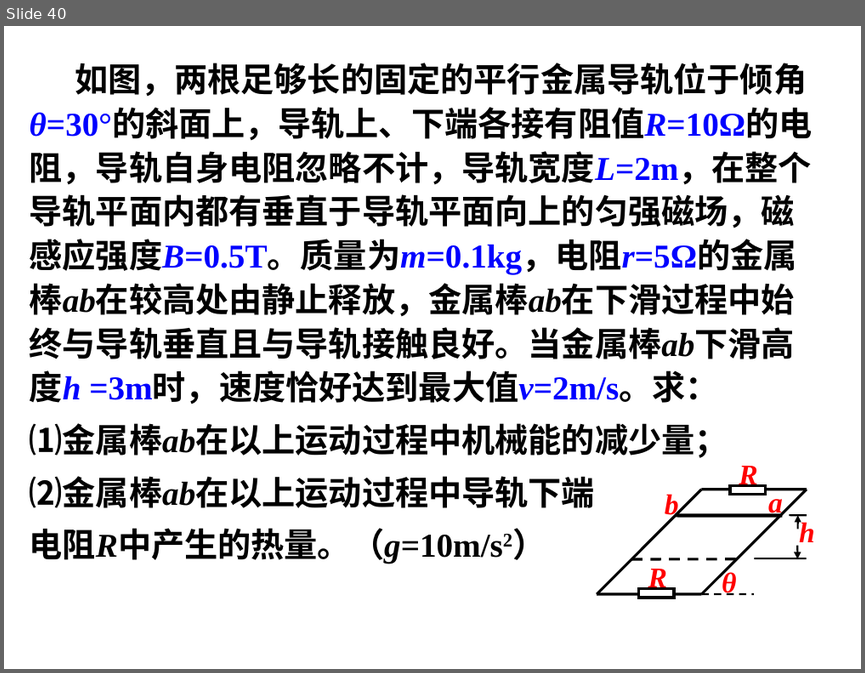
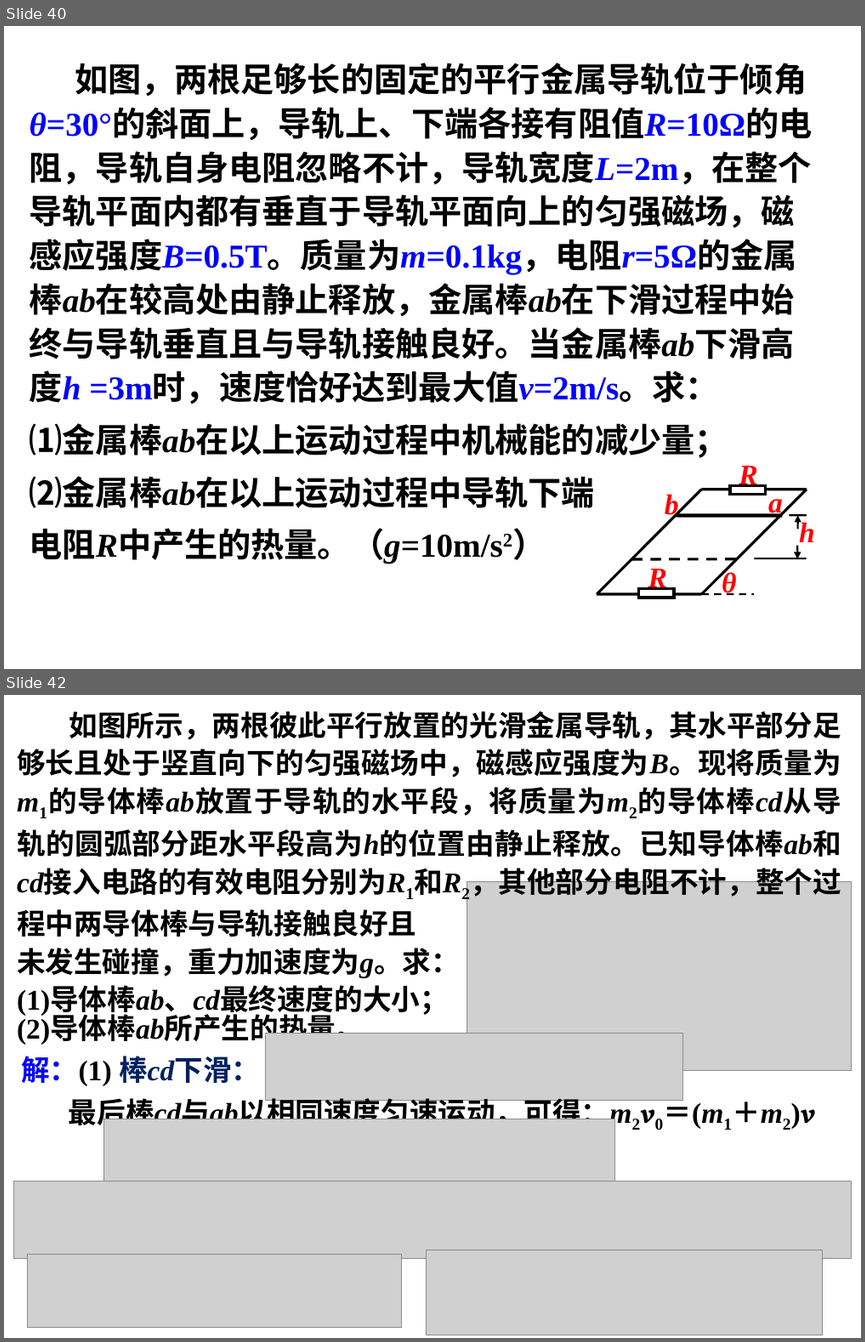
Before and after one commit to saddestboy/wuli2, a slide deck: 4.5A电磁感应问题的综合应用/习题课 电磁感应规律的综合应用.ppt. Shown one above the other, each under a label of ours: slide 40 before the commit, slides 40 and 42 after it; the slides between them are not shown. The pictures are 865x673 and 865x1342 pixels, drawn with LibreOffice and Linux fonts; fonts in the diff are those of the drawing; grey boxes stand for pictures. Boxes give left, top, right and bottom in pixels: in the first picture for what was removed or moved away, otherwise in the second. Text is boxed around its words. In the diff, an @@ line names an element or a change of style, - is before the commit and + after.

```diff
--- a/4.5A电磁感应问题的综合应用/习题课 电磁感应规律的综合应用.ppt
+++ b/4.5A电磁感应问题的综合应用/习题课 电磁感应规律的综合应用.ppt
@@ slide 42 added at (x1=4, y1=695, x2=861, y2=1338), background #FFFFFF @@
@@ text added at (x1=17, y1=711, x2=841, y2=1015), 24 pt, text #000000, bold @@
+如图所示，两根彼此平行放置的光滑金属导轨，其水平部分足够长且处于竖直向下的匀强磁场中，磁感应强度为B。现将质量为m1的导体棒ab放置于导轨的水平段，将质量为m2的导体棒cd从导轨的圆弧部分距水平段高为h的位置由静止释放。已知导体棒ab和cd接入电路的有效电阻分别为R1和R2，其他部分电阻不计，整个过程中两导体棒与导轨接触良好且
+未发生碰撞，重力加速度为g。求：
+(1)导体棒ab、cd最终速度的大小；
@@ picture added at (x1=466, y1=882, x2=851, y2=1072) @@
@@ text added at (x1=17, y1=1016, x2=364, y2=1044), 24 pt, text #000000, bold @@
+(2)导体棒ab所产生的热量。
@@ picture added at (x1=265, y1=1032, x2=681, y2=1100) @@
@@ text added at (x1=21, y1=1055, x2=260, y2=1086), 24 pt, text #002060, bold @@
+解：(1) 棒cd下滑：
@@ text added at (x1=69, y1=1093, x2=654, y2=1130), 24 pt, text #000000, bold @@
+最后棒cd与ab以相同速度匀速运动，可得：m2v0＝(m1＋m2)v
@@ picture added at (x1=104, y1=1119, x2=615, y2=1197) @@
@@ picture added at (x1=14, y1=1181, x2=851, y2=1259) @@
@@ picture added at (x1=27, y1=1253, x2=401, y2=1327) @@
@@ picture added at (x1=426, y1=1250, x2=823, y2=1335) @@
```
Also in this commit, not shown: 6 slides changed, 3 other slides added, 4 other files.
